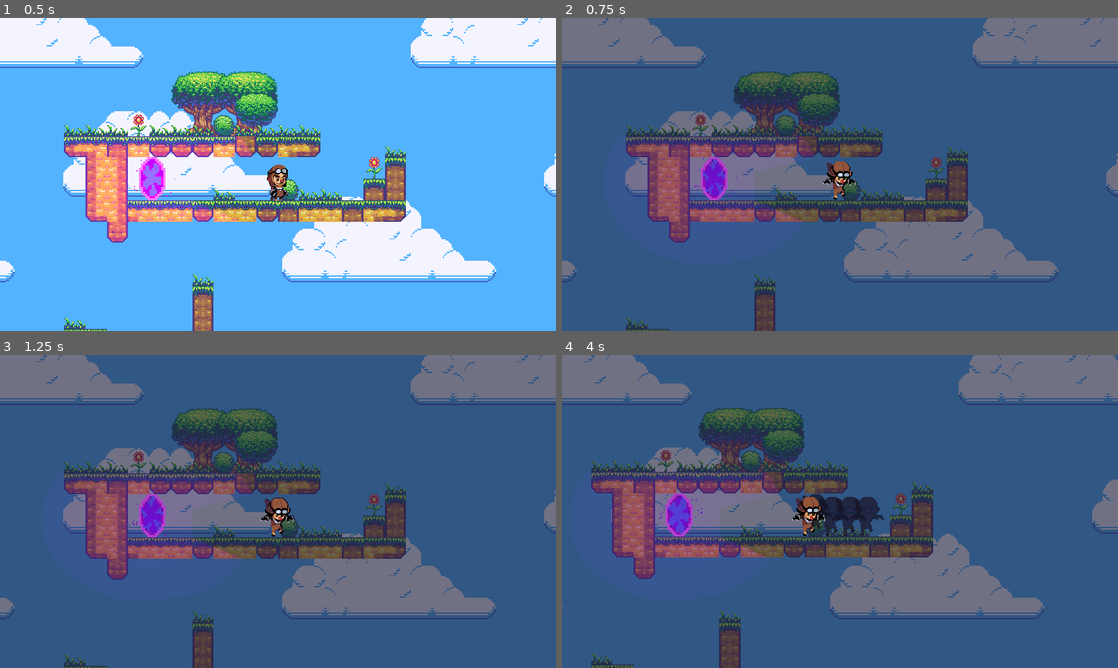
Above: before the commit, frames 1-4 (two rows, left to right).
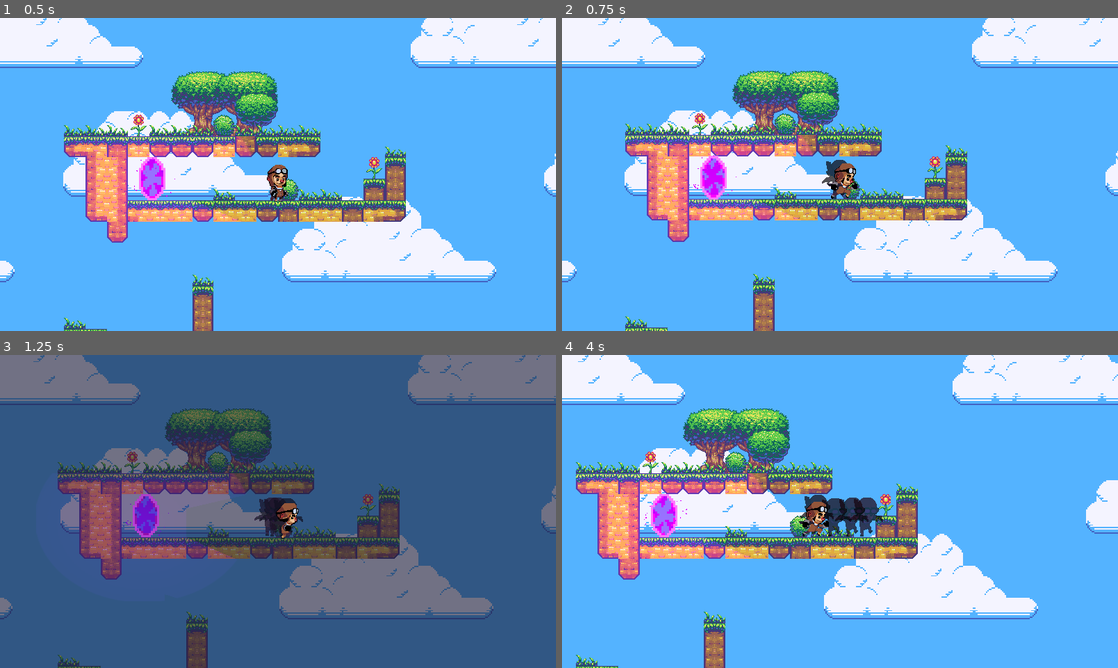
Above: after the commit, the same moments.

Repository: seanlim/zendari
Game: Godot game, scene res://Worlds/Sandbox.tscn
The game is run twice, just before and just after one commit, with the same random seed, the same clock (stepped at 60 frames per second) and the same inputs.
Inputs:
- Up to frame 1 (0.5 s): no input
- Up to frame 2 (0.75 s): hold Right (ui_right) from 0.53 s (still down); hold Shift (player_rewind) from 0.53 s (still down)
- Up to frame 3 (1.25 s): keep holding Right (ui_right); keep holding Shift (player_rewind); tap Up (ui_up) at 0.77 s
- Up to frame 4 (4 s): release Shift (player_rewind) at 1.28 s; tap Shift (player_rewind) at 1.35, 2.85 s; tap Up (ui_up) at 1.52, 3.02, 3.77 s; release Right (ui_right) at 2.03 s; hold Left (ui_left) 2.03-2.78 s; hold Shift (player_rewind) 2.03-2.78 s; hold Right (ui_right) from 2.78 s (still down); hold Shift (player_rewind) from 3.53 s (still down)

Frame 1 is identical in both runs. In frame 2, 100% of the frame differs, in the area x 0-100%, y 0-100%; in frame 3, 12%; in frame 4, 99%.

Commit message:
Add store player state

Diff:
--- a/Components/Player.tscn
+++ b/Components/Player.tscn
@@ -3,8 +3,8 @@
 [ext_resource path="res://Player.gd" type="Script" id=1]
 [ext_resource path="res://World.shader" type="Shader" id=2]
 [ext_resource path="res://white.png" type="Texture" id=3]
-[ext_resource path="res://Player/Idle0.png" type="Texture" id=4]
-[ext_resource path="res://Player/Jump4.png" type="Texture" id=5]
+[ext_resource path="res://Player/Jump4.png" type="Texture" id=4]
+[ext_resource path="res://Player/Idle0.png" type="Texture" id=5]
 [ext_resource path="res://Player/Run0.png" type="Texture" id=6]
 [ext_resource path="res://Player/Run1.png" type="Texture" id=7]
 [ext_resource path="res://Player/Run2.png" type="Texture" id=8]
@@ -16,26 +16,26 @@
 [ext_resource path="res://Camera2D.gd" type="Script" id=14]
 [ext_resource path="res://Player/rewind.wav" type="AudioStream" id=15]
 
-[sub_resource type="ShaderMaterial" id=4]
+[sub_resource type="ShaderMaterial" id=1]
 
 render_priority = 0
 shader = ExtResource( 2 )
 shader_param/rewind = false
 _sections_unfolded = [ "Resource", "shader_param" ]
 
-[sub_resource type="SpriteFrames" id=5]
+[sub_resource type="SpriteFrames" id=2]
 
 animations = [ {
 "frames": [ ExtResource( 4 ) ],
 "loop": true,
+"name": "rewind",
+"speed": 5.0
+}, {
+"frames": [ ExtResource( 5 ) ],
+"loop": true,
 "name": "idle",
 "speed": 5.0
 }, {
-"frames": [ ExtResource( 5 ) ],
-"loop": true,
-"name": "rewind",
-"speed": 5.0
-}, {
 "frames": [ ExtResource( 6 ), ExtResource( 7 ), ExtResource( 8 ), ExtResource( 9 ), ExtResource( 10 ), ExtResource( 11 ) ],
 "loop": true,
 "name": "run",
@@ -49,28 +49,28 @@
 "frames": [ ExtResource( 13 ) ],
 "loop": true,
 "name": "fall",
-"speed": 15.0
+"speed": 35.0
 } ]
 
-[sub_resource type="OccluderPolygon2D" id=6]
+[sub_resource type="OccluderPolygon2D" id=3]
 
 closed = true
 cull_mode = 0
 polygon = PoolVector2Array( 0, -24, -4, -24, -8, -20, -16, -12, -16, 0, -12, 8, -12, 20, -12, 28, -8, 32, 0, 32, 8, 32, 8, 28, 16, 24, 16, 16, 12, 12, 16, -4, 16, -16, 12, -20, 8, -24, 0, -24 )
 
-[sub_resource type="Gradient" id=1]
+[sub_resource type="Gradient" id=4]
 
 offsets = PoolRealArray( 0, 1 )
 colors = PoolColorArray( 0, 0, 0, 1, 1, 1, 1, 1 )
 _sections_unfolded = [ "Resource" ]
 
-[sub_resource type="GradientTexture" id=2]
+[sub_resource type="GradientTexture" id=5]
 
 flags = 4
-gradient = SubResource( 1 )
+gradient = SubResource( 4 )
 width = 2048
 
-[sub_resource type="ParticlesMaterial" id=3]
+[sub_resource type="ParticlesMaterial" id=6]
 
 render_priority = 0
 trail_divisor = 1
@@ -83,7 +83,7 @@
 gravity = Vector3( 0, -50, 0 )
 initial_velocity = 1.0
 initial_velocity_random = 0.0
-angular_velocity = -2.65901e-023
+angular_velocity = -2.65901e-23
 angular_velocity_random = 0.0
 orbit_velocity = 0.0
 orbit_velocity_random = 0.0
@@ -152,14 +152,15 @@
 [node name="Sprite" type="AnimatedSprite" parent="." index="1"]
 
 editor/display_folded = true
-frames = SubResource( 5 )
-animation = "idle"
+frames = SubResource( 2 )
+animation = "run"
+frame = 1
 playing = true
 
 [node name="LightOccluder2D" type="LightOccluder2D" parent="Sprite" index="0"]
 
 modulate = Color( 0.0859375, 0.0713836, 0.0713836, 0 )
-occluder = SubResource( 6 )
+occluder = SubResource( 3 )
 light_mask = 1
 _sections_unfolded = [ "Visibility" ]
 
@@ -180,8 +181,8 @@
 visibility_rect = Rect2( -100, -100, 200, 200 )
 local_coords = false
 draw_order = 0
-process_material = SubResource( 3 )
-texture = ExtResource( 5 )
+process_material = SubResource( 6 )
+texture = ExtResource( 4 )
 normal_map = null
 h_frames = 1
 v_frames = 1
--- a/Player.gd
+++ b/Player.gd
@@ -5,15 +5,12 @@
 const SPEED_UPPER = 250
 const JUMP_HEIGHT = -400
 const UP = Vector2(0,-1)
-const HIST_MAX = 180
 
 var motion = Vector2()
 var friction = false
 var doubleJumped = false
 # Rewind
 var rewinding = false
-var recording = true
-var motion_hist = Array()
 var shader
 
 func _ready():
@@ -25,20 +22,14 @@
 
 
 func _physics_process(delta):
-	if Input.is_action_just_released("player_rewind"):
-			rewinding = false
-			motion_hist.clear()
-	#elif Input.is_action_pressed("player_rewind"):
-		#rewinding = true
+	# REWIND
+	if rewinding:
+		# Cuts player motion
+		motion = Vector2(0,0)
 
-	# REWIND
-	if rewinding && motion_hist.size() > 0:
 		$Camera2D.shake(0.8, 20, 2)
-		$Sprite.animation = "rewind"
 		shader.set_shader_param("rewind", true)
 		$RewindParticles.set_emitting(rewinding)
-		#motion = motion_hist.pop_back() * Vector2(-1,-1)
-		motion = Vector2(0,0)
 	else:
 	# NORMAL LOOP
 		shader.set_shader_param("rewind", false)
@@ -80,10 +71,5 @@
 			motion.x = lerp(motion.x, 0, 0.2)
 			$Sprite.animation = "jump" if motion.y < 0 else "fall"
 
-		if recording && motion.abs() > Vector2(0, 20) && !rewinding && (motion.y > 20 || !self.is_on_wall()):
-			if motion_hist.size() > HIST_MAX:
-				motion_hist.pop_front()
-			motion_hist.append(Vector2(motion.x, motion.y - GRAVITY))
-
 	motion = move_and_slide(motion, UP)
 	pass
--- a/Worlds/Sandbox.gd
+++ b/Worlds/Sandbox.gd
@@ -1,4 +1,4 @@
-extends Node
+ extends Node
 
 var position_hist = Array()
 var counter = 0.0
@@ -6,19 +6,15 @@
 func _ready():
 	# Called when the node is added to the scene for the first time.
 	# Initialization here
+	position_hist.append([$Player.position, $Player.get_node('Sprite').animation])
 	pass
 
 func _process(delta):
-	# Called every frame. Delta is time since last frame.
-	# Update game logic here.
 	counter += delta
 	if counter > 0.06 && !$Player.rewinding:
-		if position_hist.size() == 0:
-			position_hist.append($Player.position)
-		elif $Player.position != position_hist[-1]:
-			position_hist.append($Player.position)
+		if $Player.position != position_hist[-1][0]:
+			position_hist.append([$Player.position, $Player.get_node('Sprite').animation])
 		counter = 0
-	#print(counter)
 	pass
 
 func _physics_process(delta):
@@ -26,9 +22,12 @@
 		Engine.time_scale = 0.3
 	elif Input.is_action_just_released('player_rewind'):
 		Engine.time_scale = 1.0
-	if Input.is_action_pressed('player_rewind') && position_hist.size() > 0:
+	if Input.is_action_pressed('player_rewind') && position_hist.size() > 1:
 		$Player.rewinding = true
-		print(counter)
 		if counter > 0.008:
 			counter = 0
-			$Player.position = position_hist.pop_back();
+			var state = position_hist.pop_back()
+			$Player.position = state[0]
+			$Player.get_node('Sprite').animation = state[1]
+	else:
+		$Player.rewinding = false
Not shown: 2 places in Components/Player.tscn that only renumber resources
